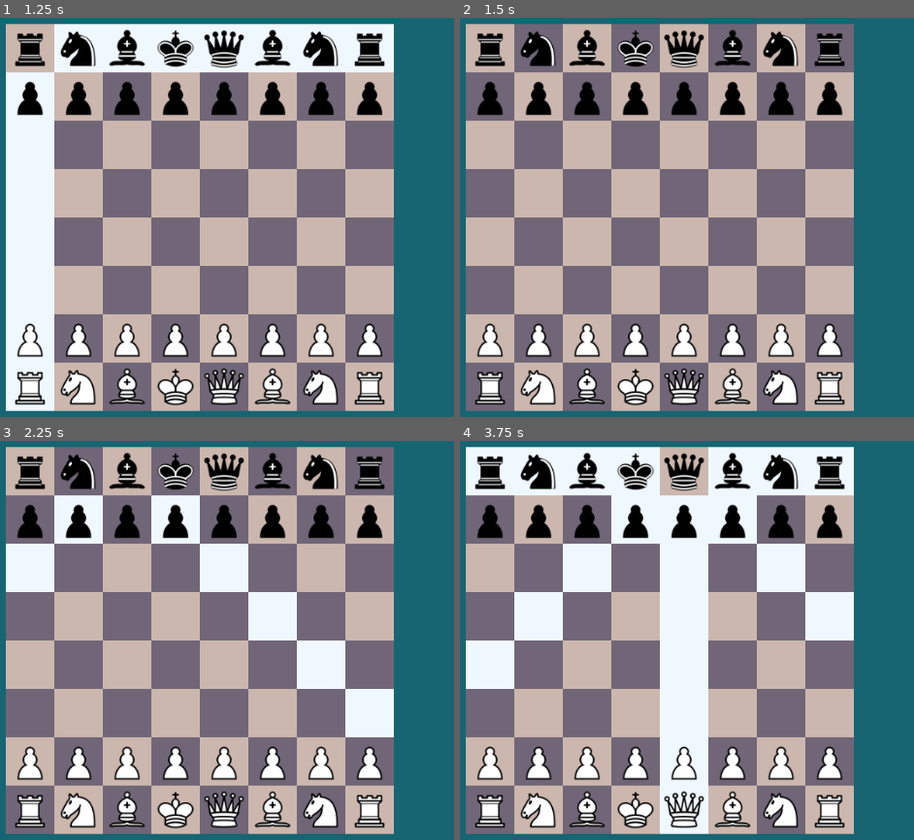
Above: before the commit, frames 1-4 (two rows, left to right).
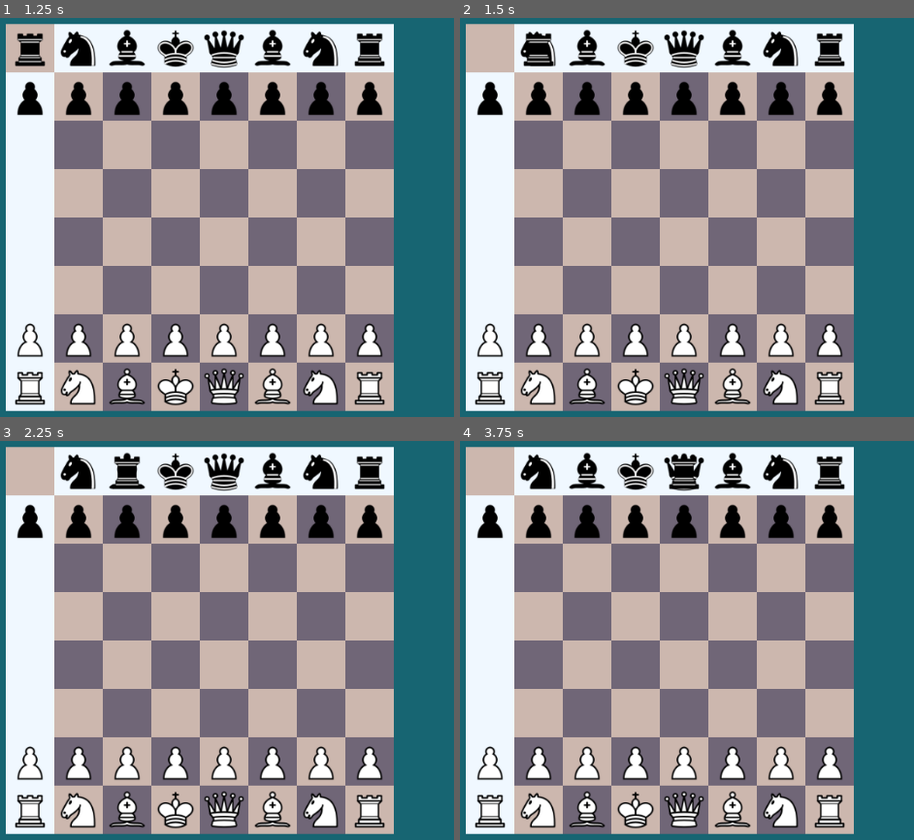
Above: after the commit, the same moments.

Repository: Maybells/godot-zone-framework
Game: Godot game, scene res://Examples/Chess/chess.tscn
The game is run twice, just before and just after one commit, with the same random seed, the same clock (stepped at 60 frames per second) and the same inputs.
Inputs (mouse positions are in pixels of both pictures, inside the frame that each line leads up to):
- Up to frame 1 (1.25 s): tap Enter at 0.5 s; move the mouse to (31, 49) at 0.52 s; click (31, 49) at 0.67 s
- Up to frame 2 (1.5 s): tap Space at 1.25 s; move the mouse to (537, 49) at 1.27 s; click (537, 49) at 1.42 s
- Up to frame 3 (2.25 s): tap Enter at 2 s; move the mouse to (127, 472) at 2.02 s; click (127, 472) at 2.17 s
- Up to frame 4 (3.75 s): tap Space at 2.75 s; move the mouse to (637, 472) at 2.77 s; click (637, 472) at 2.92 s; tap Enter at 3.5 s; move the mouse to (682, 472) at 3.52 s; click (682, 472) at 3.67 s

Frame 1 is identical in both runs. In frame 2, 15% of the frame differs, in the area x 1-87%, y 1-99%; in frame 3, 21%; in frame 4, 25%.

Commit message:
Chess pieces can no longer be dropped on invalid locations

Diff:
--- a/Examples/Chess/piece.gd
+++ b/Examples/Chess/piece.gd
@@ -62,12 +62,13 @@
 
 
 func _put_down():
-	z_index -= 1
-	game.unfocus_piece(self)
 	if game.is_move_valid(self, origin_zone, overlap_zone):
+		z_index -= 1
+		game.unfocus_piece(self)
 		holding = false
 		game.move_piece(self, overlap_zone)
 	else:
-		holding = false
-		if origin_zone:
-			game.move_piece(self, origin_zone)
+		pass
+#		holding = false
+#		if origin_zone:
+#			game.move_piece(self, origin_zone)
